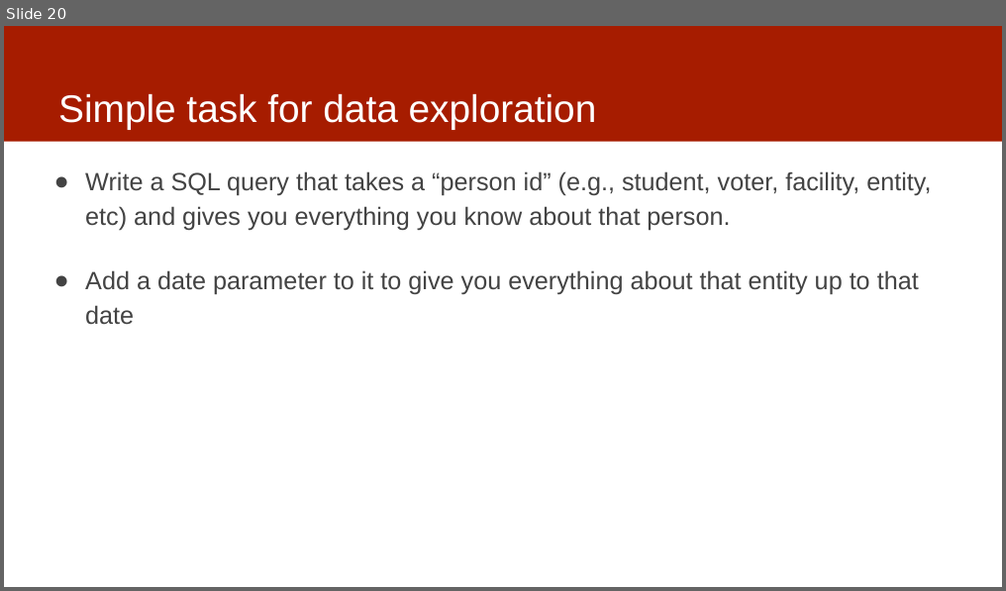
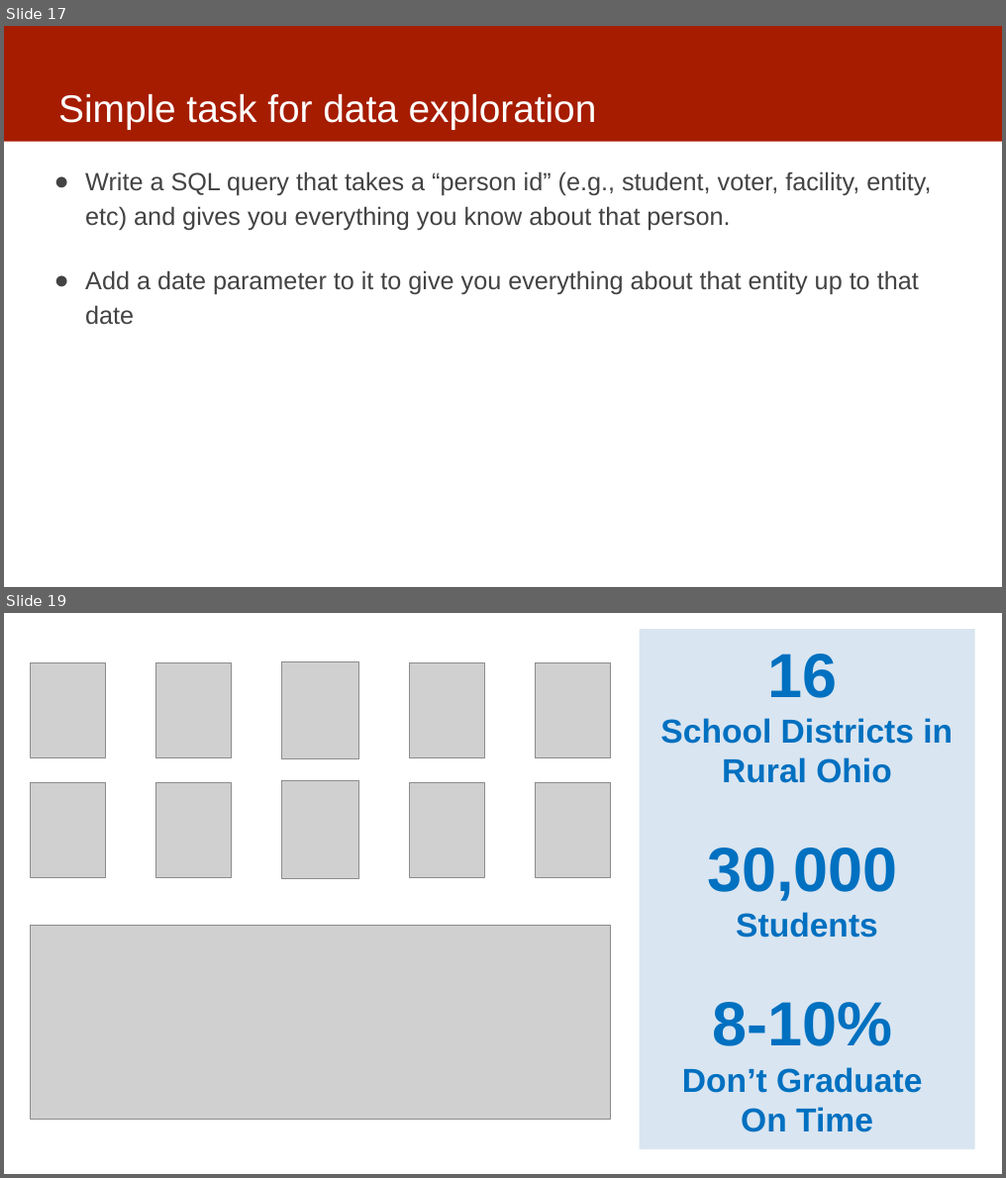
Before and after one commit to dssg/mlforpublicpolicylab, a slide deck: Lectures/06-data-exploration.pptx. Shown one above the other, each under a label of ours: slide 20 before the commit, slides 17 and 19 after it; the slides between them are not shown. The pictures are 1006x591 and 1006x1178 pixels, drawn with LibreOffice and Linux fonts; fonts in the diff are those of the drawing; grey boxes stand for pictures. Boxes give left, top, right and bottom in pixels: in the first picture for what was removed or moved away, otherwise in the second. Text is boxed around its words. In the diff, an @@ line names an element or a change of style, - is before the commit and + after.

```diff
--- a/Lectures/06-data-exploration.pptx
+++ b/Lectures/06-data-exploration.pptx
@@ slide 19 added at [4,613,1002,1174], background #FFFFFF @@
@@ rectangle added at [640,629,976,1150], fill #D9E5F1, 32 pt, text #0070C0, bold @@
+16
+School Districts in Rural Ohio
+30,000
+Students
+8-10%
+Don’t Graduate
+On Time
@@ picture added at [30,663,106,759] @@
@@ picture added at [156,663,232,759] @@
@@ picture added at [282,662,358,759] @@
@@ picture added at [410,663,485,759] @@
@@ picture added at [536,663,611,759] @@
@@ picture added at [30,782,106,878] @@
@@ picture added at [156,783,232,878] @@
@@ picture added at [282,780,358,878] @@
@@ picture added at [410,783,485,878] @@
@@ picture added at [536,782,611,878] @@
@@ picture added at [30,925,611,1120] @@
@@ what was slide 20 is now slide 17 @@
```
Also in this commit, not shown: 14 slides changed, 3 other slides added, 1 slide removed.
